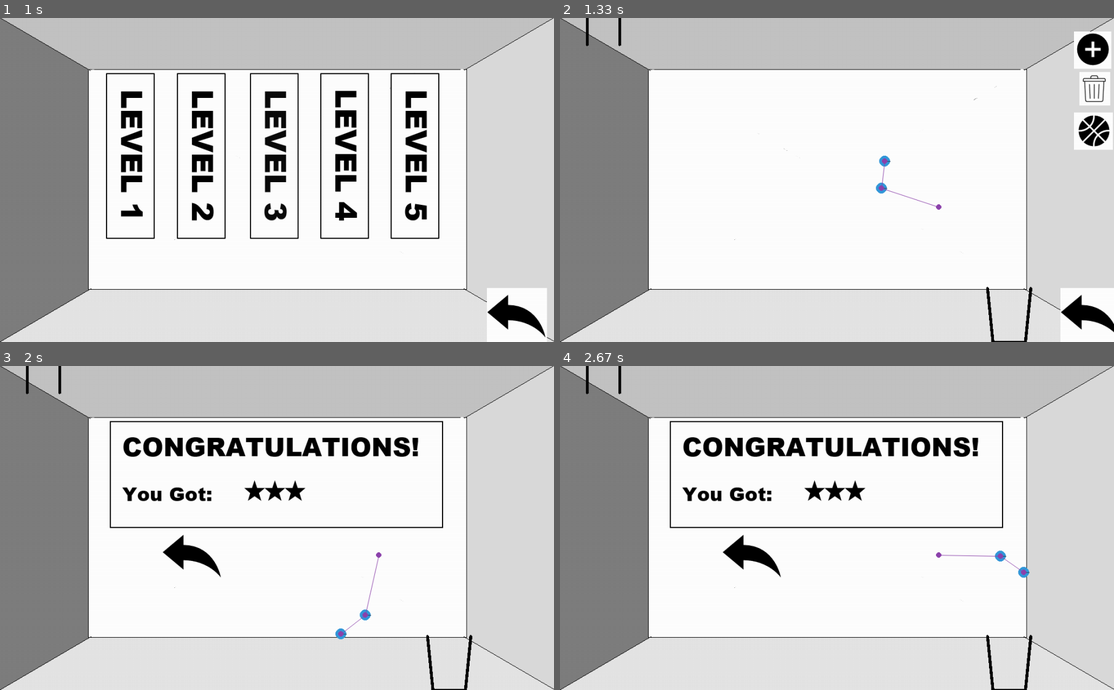
Above: before the commit, frames 1-4 (two rows, left to right).
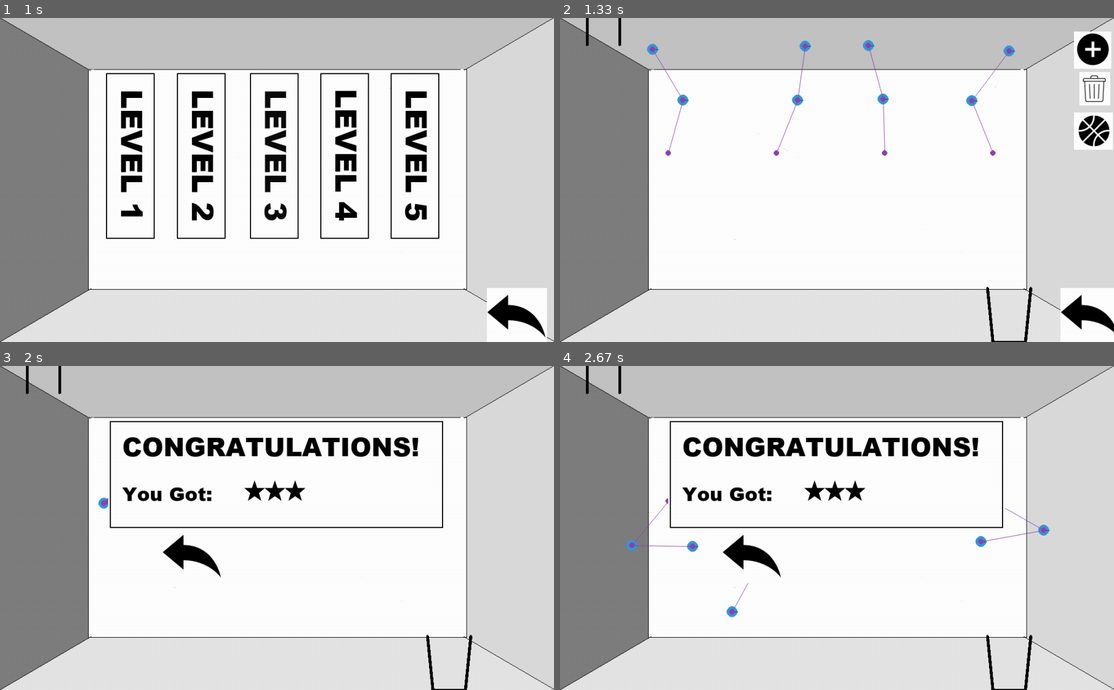
Above: after the commit, the same moments.

Repository: Okto3/pygame-project
Game: pygame game, started from pymunk tests.py
Two runs of this game, one before a commit and one after it. Both use one fixed random seed, a clock stepped at 60 frames per second and the inputs below.
Inputs (mouse positions are in pixels of both pictures, inside the frame that each line leads up to):
- Up to frame 1 (1 s): tap Enter at 0.33 s; press the mouse at (171, 261) at 0.7 s; move the mouse to (282, 199) at 0.8 s; release the mouse at (393, 137) at 0.93 s
- Up to frame 2 (1.33 s): click (903, 157) at 1.05 s
- Up to frame 3 (2 s): tap N at 1.33 s
- Up to frame 4 (2.67 s): no input

Frame 1 is identical in both runs. In frame 2, 0.9% of the frame differs, in the area x 15-83%, y 6-60%; in frame 3, 0.2%; in frame 4, 0.6%.

Commit message:
double pendulum about to get much better

Diff:
--- /dev/null
+++ b/pendulumTests.py
@@ -0,0 +1,46 @@
+import pygame
+import pymunk
+import pymunk.pygame_util
+
+pygame.init()
+space = pymunk.Space()
+space.gravity = 0, 10
+screen = pygame.display.set_mode([1000, 600])
+draw_options = pymunk.pygame_util.DrawOptions(screen)
+
+
+b0 = space.static_body
+segment = pymunk.Segment(b0, (0, 600), (640, 600), 4)
+segment.elasticity = 1
+
+body = pymunk.Body(mass=1, moment=10)
+body.position = (100, 100)
+circle = pymunk.Circle(body, radius=20)
+
+body2 = pymunk.Body(mass=1, moment=10)
+body2.position = (0,100)
+circle2 = pymunk.Circle(body2, radius=20)
+
+joint = pymunk.constraints.PinJoint(b0, body, (200, 200))
+joint2 = pymunk.constraints.PinJoint(body2,body)
+
+space.add(body, circle, segment, joint,body2,joint2,circle2)
+
+
+
+running = True
+while running:
+    for event in pygame.event.get():
+        if event.type == pygame.QUIT:
+            running = False
+
+        if event.type == pygame.KEYDOWN:
+            print('yes')
+            space.remove(body,circle,segment,joint,body2,joint2,circle2)
+
+    screen.fill((255,255,255))
+    space.debug_draw(draw_options)
+    pygame.display.update()
+    space.step(0.01)
+
+pygame.quit()
--- a/pymunk tests.py
+++ b/pymunk tests.py
@@ -31,6 +31,12 @@
         self.platformList = []
         self.spikesList = []
         self.walls = []
+        self.pendulum1Objects = []
+        self.pendulumLists = []
+        self.gears = []
+        self.pendulumBalls = []
+
+        self.pendulumStrings = []
 
 
 
@@ -62,8 +68,6 @@
             self.spikesImage = pygame.image.load('spikes.png')
             self.wormholeImage = pygame.image.load('wormhole.png')
             self.wormholeImage2 = pygame.image.load('wormhole2.png')
-            self.wind = pygame.image.load('wind.png')
-
 
 
             while self.running:
@@ -86,6 +90,7 @@
                 self.linePoint2X = 150
                 self.linePoint2Y = 200
 
+
                 if self.gameState == 0:
 
                     self.screen.blit(bounceTheBallImage,(165,100))
@@ -153,9 +158,8 @@
                     self.wormholeRect2.move_ip(550,75)
                     #pygame.draw.rect(self.screen,(0,0,0),self.wormholeRect)
 
-                if self.gameState == 9:
-
-                    pygame.display.flip()
+                #if self.gameState == 9:
+
 
                 if self.gameState == 4:
 
@@ -247,10 +251,6 @@
                     if self.backButton.collidepoint(pygame.mouse.get_pos()):
                         self.gameState = 0
 
-                #if self.gameState == 9:
-                    #for body in self.balls:
-                        #body.apply_impulse_at_local_point((-6000, 0))
-
             elif event.type == pygame.KEYDOWN:
                 if self.gameState == 3 or self.gameState == 5 or self.gameState == 7 or self.gameState == 9:
                     if event.key == pygame.K_LEFT:
@@ -335,13 +335,39 @@
 
     def setUpLevel4(self):
         self.setUpLevel1()
-        #stuff for double pendulum
-
-        ball_1 = Ball(600,300,self.space)
-        ball_2 = Ball(600,250,self.space)
-
-        string1 = String(ball_1.body, (700, 350),self.space, "position")
-        string2 = String(ball_1.body, ball_2.body,self.space)
+        #stuff for double pendulum number 1 (over bin)
+        self.ball_1 = Ball(random.randint(750,850),150,self.space)
+        self.ball_2 = Ball(random.randint(750,850),50,self.space)
+
+        self.string1 = String(self.ball_1.body, (800, 250),self.space, "position")
+        self.string2 = String(self.ball_1.body, self.ball_2.body,self.space)
+
+        #stuff for double pendulm number 2 (in the left)
+        self.ball_3 = Ball(random.randint(350,450),150,self.space)
+        self.ball_4 = Ball(random.randint(350,450),50,self.space)
+
+        string3 = String(self.ball_3.body, (400, 250),self.space, "position")
+        string4 = String(self.ball_3.body, self.ball_4.body,self.space)
+
+        #stuff for double pendulm number 3 (in the midle top)
+        self.ball_5 = Ball(random.randint(550,650),150,self.space)
+        self.ball_6 = Ball(random.randint(550,650),50,self.space)
+
+        string5 = String(self.ball_5.body, (600, 250),self.space, "position")
+        string6 = String(self.ball_5.body, self.ball_6.body,self.space)
+
+        #stuff for double pendulum number 0 (soviet union)
+        self.ball_7 = Ball(random.randint(150,250),150,self.space)
+        self.ball_8 = Ball(random.randint(150,250),50,self.space)
+
+        string1 = String(self.ball_7.body, (200, 250),self.space, "position")
+        string2 = String(self.ball_7.body, self.ball_8.body,self.space)
+
+        self.pendulum3Objects = [self.ball_5,self.ball_6,string5,string6]
+
+        self.pendulumBalls = [self.ball_1, self.ball_2, self.ball_3, self.ball_4, self.ball_5, self.ball_6, self.ball_7, self.ball_8]
+        self.pendulumStrings = [self.string1, self.string2]
+        #self.pendulumLists = [self.pendulum3Objects]
 
 
 
@@ -364,7 +390,6 @@
     def mouseMotionChild (self):
         if self.active_shape is not None:
             self.active_shape.body.position = (self.mouse_x + self.offset_x - self.linePoint1X,self.mouse_y + self.offset_y - self.linePoint1Y)
-
 
 
     def create_Platform (self) -> None:
@@ -468,14 +493,23 @@
             for ball in self.balls:
                 self.space.remove(ball)
 
+        if self.pendulumBalls:
+            self.ball_1.removeballpendulum(self.space)
+            self.ball_2.removeballpendulum(self.space)
+            self.string1.removestringpendulum(self.space)
+            self.string2.removestringpendulum(self.space)
+            self.ball_1 = None
+            self.ball_2 = None
+            self.string1 = None
+            self.string2 = None
+            #for thing in self.pendulum3Objects:
+             #   self.space.remove(thing)
+
     def clear_screen(self) -> None:
         background = pygame.image.load('background.png')
         self.screen.blit(background,(0,0))
     def draw_objects(self) -> None:
         self.space.debug_draw(self.draw_options)
-
-
-
 
 
 
@@ -504,8 +538,11 @@
         self.shape.elasticity = 1
         space.add(self.body, self.shape)
 
-    def draw(self,screen):
-        pygame.draw.circle(screen, (255,0,0), convert_coordinates(self.body.position), 10)
+    #def draw(self,screen):
+     #   pygame.draw.circle(screen, (255,0,0), convert_coordinates(self.body.position), 15)
+    def removeballpendulum(self,space):
+        #pymunk.Space.remove(self.shape)
+        pymunk.Space.remove(self.body)
 class String():
     def __init__(self, body1, attachment, space, identifier="body"):
         self.body1 = body1
@@ -514,12 +551,14 @@
         elif identifier == "position":
             self.body2 = pymunk.Body(body_type=pymunk.Body.STATIC)
             self.body2.position = attachment
-        joint = pymunk.PinJoint(self.body1, self.body2)
-        space.add(joint)
+        self.joint = pymunk.PinJoint(self.body1, self.body2)
+        space.add(self.joint)
     def draw(self,screen):
         pos1 = convert_coordinates(self.body1.position)
         pos2 = convert_coordinates(self.body2.position)
-        pygame.draw.line(screen, (0,0,0), pos1, pos2, 2)
+        #pygame.draw.line(screen, (0,0,0), pos1, pos2, 5)
+    def removestringpendulum(self,space):
+        pymunk.Space.remove(self.body1,self.body2)
 
 
 
